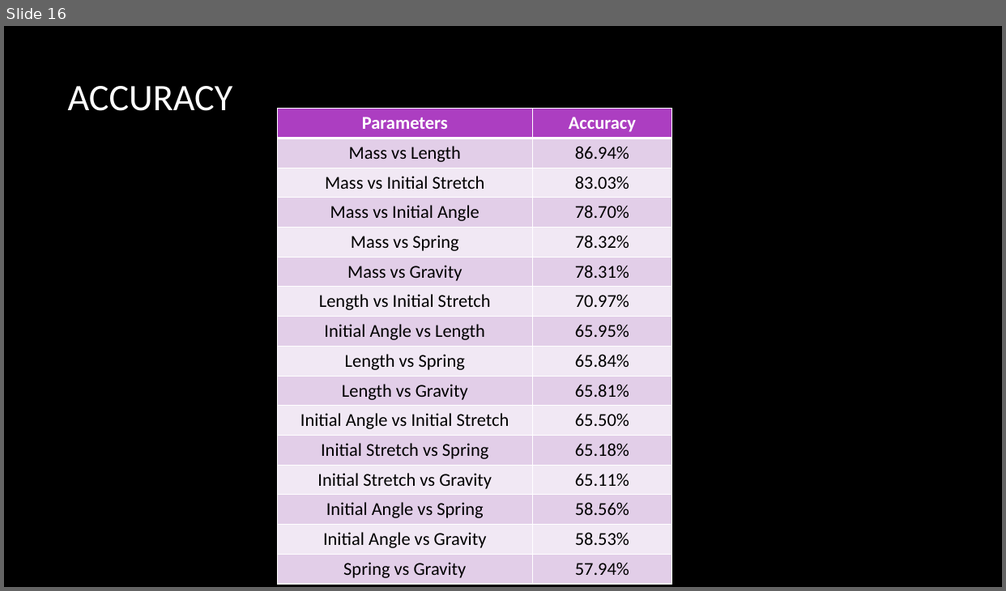
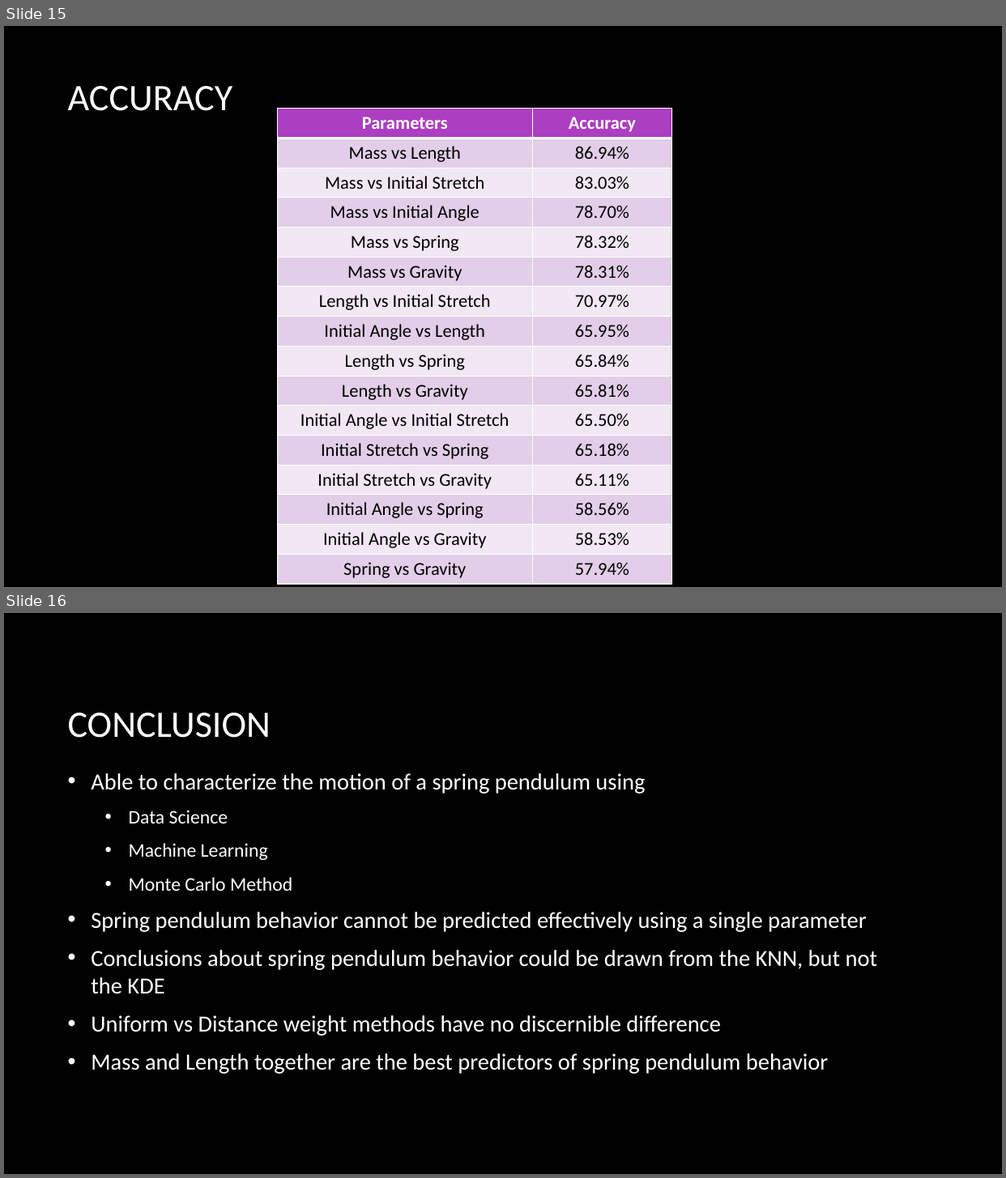
Before and after one commit to Smiley248/nasaspring, a slide deck: Presentations/NASA/NASA presentation.pptx. Shown one above the other, each under a label of ours: slide 16 before the commit, slides 15 and 16 after it. The pictures are 1006x591 and 1006x1178 pixels, drawn with LibreOffice and Linux fonts; fonts in the diff are those of the drawing; background and template pictures are left out. Boxes give left, top, right and bottom in pixels: in the first picture for what was removed or moved away, otherwise in the second. Text is boxed around its words. In the diff, an @@ line names an element or a change of style, - is before the commit and + after.

```diff
--- a/Presentations/NASA/NASA presentation.pptx
+++ b/Presentations/NASA/NASA presentation.pptx
@@ slide 16 added at (x1=4, y1=613, x2=1002, y2=1174), background picture (left out) @@
@@ title added at (x1=68, y1=713, x2=270, y2=738), 36 pt, text #FFFFFF @@
+CONCLUSION
@@ text added at (x1=91, y1=773, x2=877, y2=1074), 22.2 pt, text #FFFFFF @@
+• Able to characterize the motion of a spring pendulum using
+  • Data Science
+  • Machine Learning
+  • Monte Carlo Method
+• Spring pendulum behavior cannot be predicted effectively using a single parameter
+• Conclusions about spring pendulum behavior could be drawn from the KNN, but not the KDE
+• Uniform vs Distance weight methods have no discernible difference
+• Mass and Length together are the best predictors of spring pendulum behavior
@@ what was slide 16 is now slide 15 @@
```
Also in this commit, not shown: 7 slides changed, 3 other slides added, 2 slides removed.
